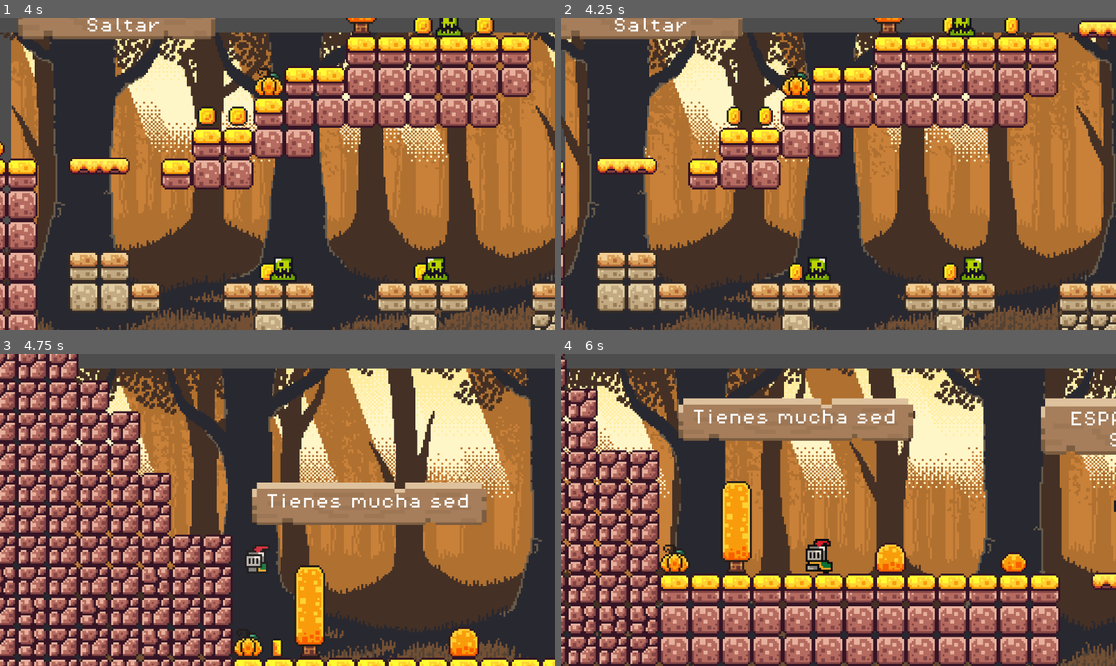
Above: before the commit, frames 1-4 (two rows, left to right).
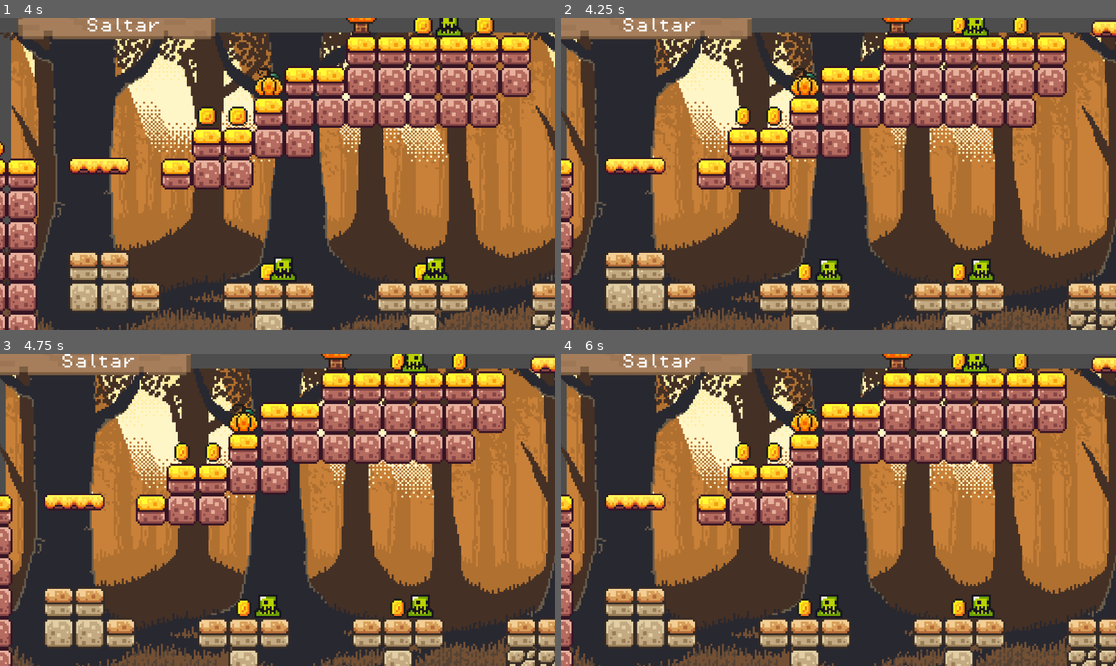
Above: after the commit, the same moments.

Repository: IES-Rafael-Alberti/primer-juego-2d
Game: Godot game, scene res://scenes/game.tscn
Same seed, same stepped clock (60 frames per second), same inputs: the game is played once before the commit and once after it.
Inputs:
- Up to frame 1 (4 s): tap E (fire) at 0.5, 0.6, 1.25, 1.35, 2, 2.1, 2.75, 2.85, 3.5, 3.6 s; hold Right (move_right) 0.53-2.03 s; tap Space (jump) at 0.77, 1.52, 3.02, 3.77 s; hold Left (move_left) 2.03-2.78 s; hold Right (move_right) from 2.78 s (still down)
- Up to frame 2 (4.25 s): keep holding Right (move_right); tap P (pause, bound only after the commit) at 4.15 s
- Up to frame 3 (4.75 s): tap E (fire) at 4.25, 4.35 s; release Right (move_right) at 4.28 s; hold Left (move_left) from 4.28 s (still down); tap Space (jump) at 4.52 s
- Up to frame 4 (6 s): release Left (move_left) at 5.03 s; hold Right (move_right) 5.03-5.78 s; tap E (fire) at 5.1, 5.85 s; hold Left (move_left) from 5.78 s (still down)

Frame 1 is identical in both runs. In frame 2, 34% of the frame differs, in the area x 0-100%, y 0-100%; in frame 3, 78%; in frame 4, 83%.

Commit message:
Añadida pausa  basica con la letra P

Diff:
--- a/project.godot
+++ b/project.godot
@@ -44,6 +44,11 @@
 , Object(InputEventKey,"resource_local_to_scene":false,"resource_name":"","device":-1,"window_id":0,"alt_pressed":false …(186 unchanged characters)…
 ]
 }
+pause={
+"deadzone": 0.2,
+"events": [Object(InputEventKey,"resource_local_to_scene":false,"resource_name":"","device":-1,"window_id":0,"alt_pressed":false,"shift_pressed":false,"ctrl_pressed":false,"meta_pressed":false,"pressed":false,"keycode":0,"physical_keycode":80,"key_label":0,"unicode":112,"location":0,"echo":false,"script":null)
+]
+}
 
 [rendering]
 
--- a/scenes/game.tscn
+++ b/scenes/game.tscn
@@ -224,6 +224,7 @@
 
 [node name="GameManager" type="Node" parent="."]
 unique_name_in_owner = true
+process_mode = 3
 script = ExtResource("1_0tnpc")
 
 [node name="cajatextoAlt" parent="GameManager" instance=ExtResource("2_trtic")]
--- a/scripts/game_manager.gd
+++ b/scripts/game_manager.gd
@@ -5,6 +5,11 @@
 var score = 0
 @onready var score_label: Label = $cajatextoAlt/ScoreLabel
 @onready var score_label_2: Label = $cajatextoAlt2/ScoreLabel2
+
+
+func _process(delta):
+	if Input.is_action_just_pressed("pause"):
+		get_tree().paused = !get_tree().paused
 
 func add_point():
 	score += 1
--- a/scripts/player.gd
+++ b/scripts/player.gd
@@ -52,6 +52,7 @@
 	if Input.is_action_just_pressed("fire") and can_fire:
 		launch_sword()
 		can_fire = false
+
 
 func launch_sword():
 	# Crea una instancia de la escena de la espada
